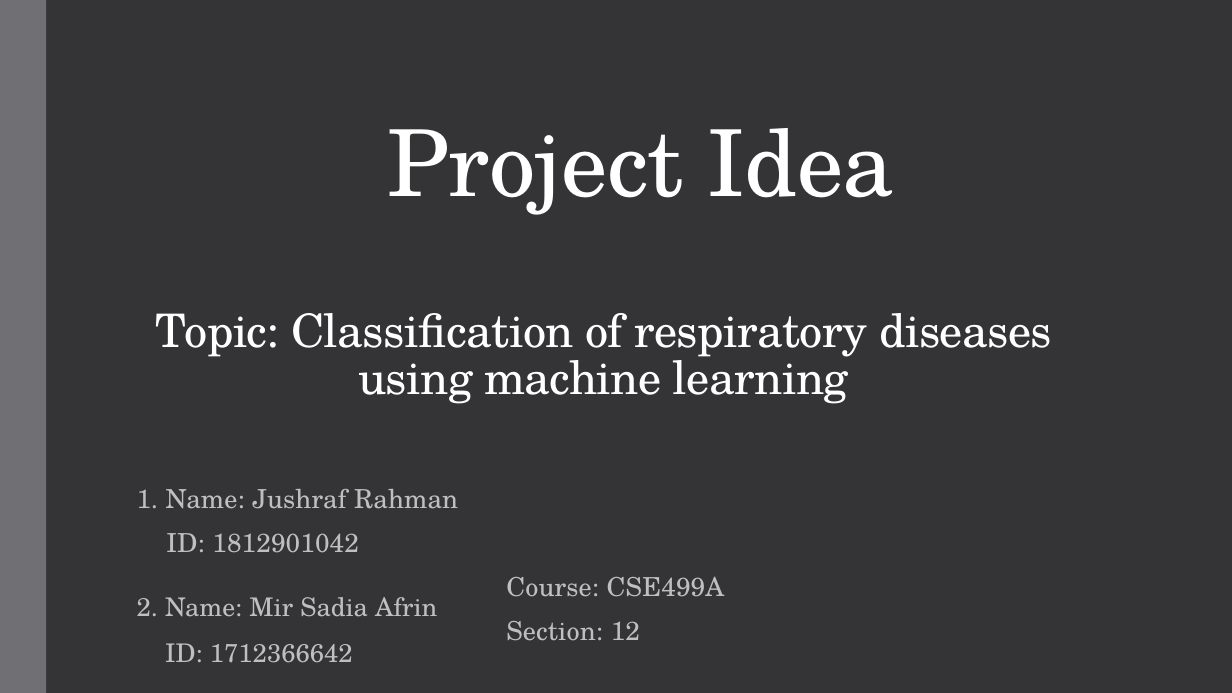
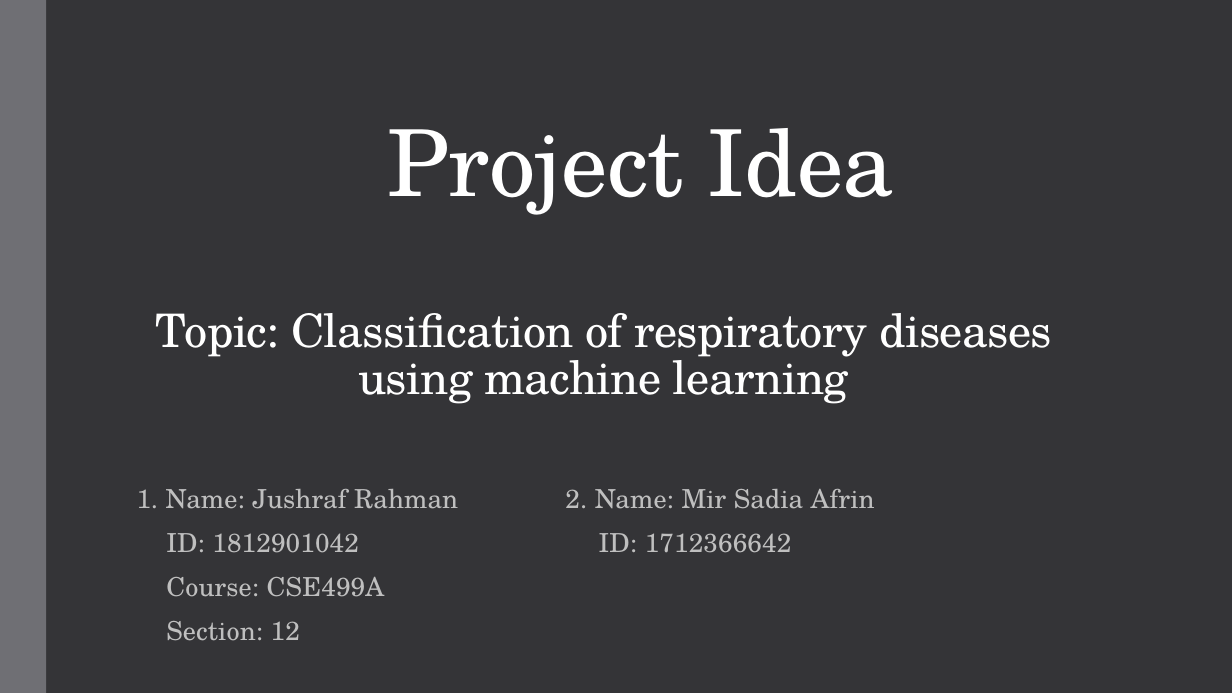
Before and after one commit to mirafrinayon/CSE499-Research_Paper-ML, a slide deck: slide 1 of Project Idea.pptx. Drawn at 1232x693 pixels with LibreOffice and Linux fonts; fonts in the diff are those of the drawing. Boxes give left, top, right and bottom in pixels: in the first picture for what was removed or moved away, otherwise in the second. Text is boxed around its words. In the diff, an @@ line names an element or a change of style, - is before the commit and + after.

Commit message:
Research Paper Idea

```diff
--- a/Project Idea.pptx
+++ b/Project Idea.pptx
@@ subtitle at (x1=137, y1=489, x2=875, y2=553): text changed @@
-1. Name: Jushraf Rahman
-ID: 1812901042
+1. Name: Jushraf Rahman 2. Name: Mir Sadia Afrin
+ID: 1812901042 ID: 1712366642
@@ text removed at (x1=137, y1=597, x2=437, y2=663) @@
-2. Name: Mir Sadia Afrin
-ID: 1712366642
```
